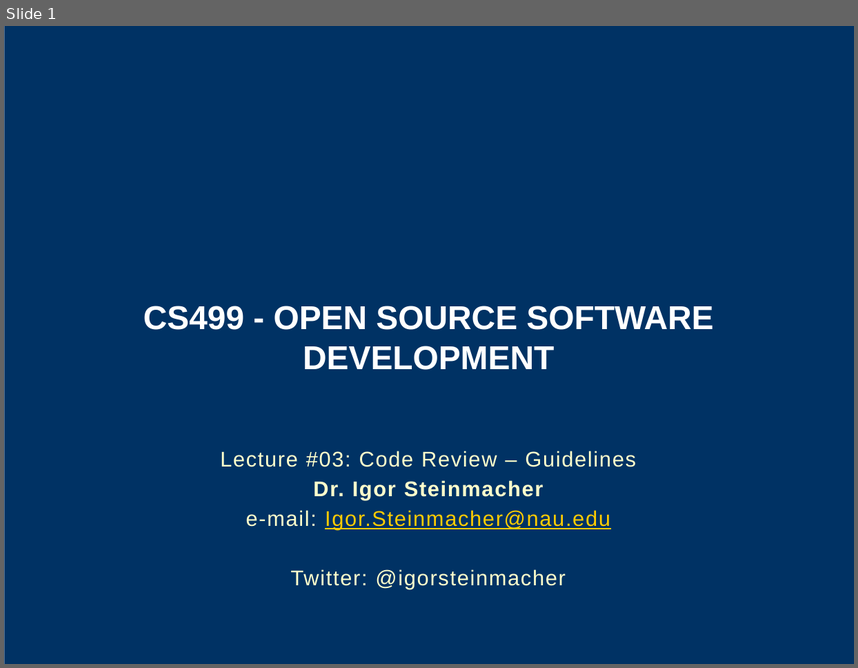
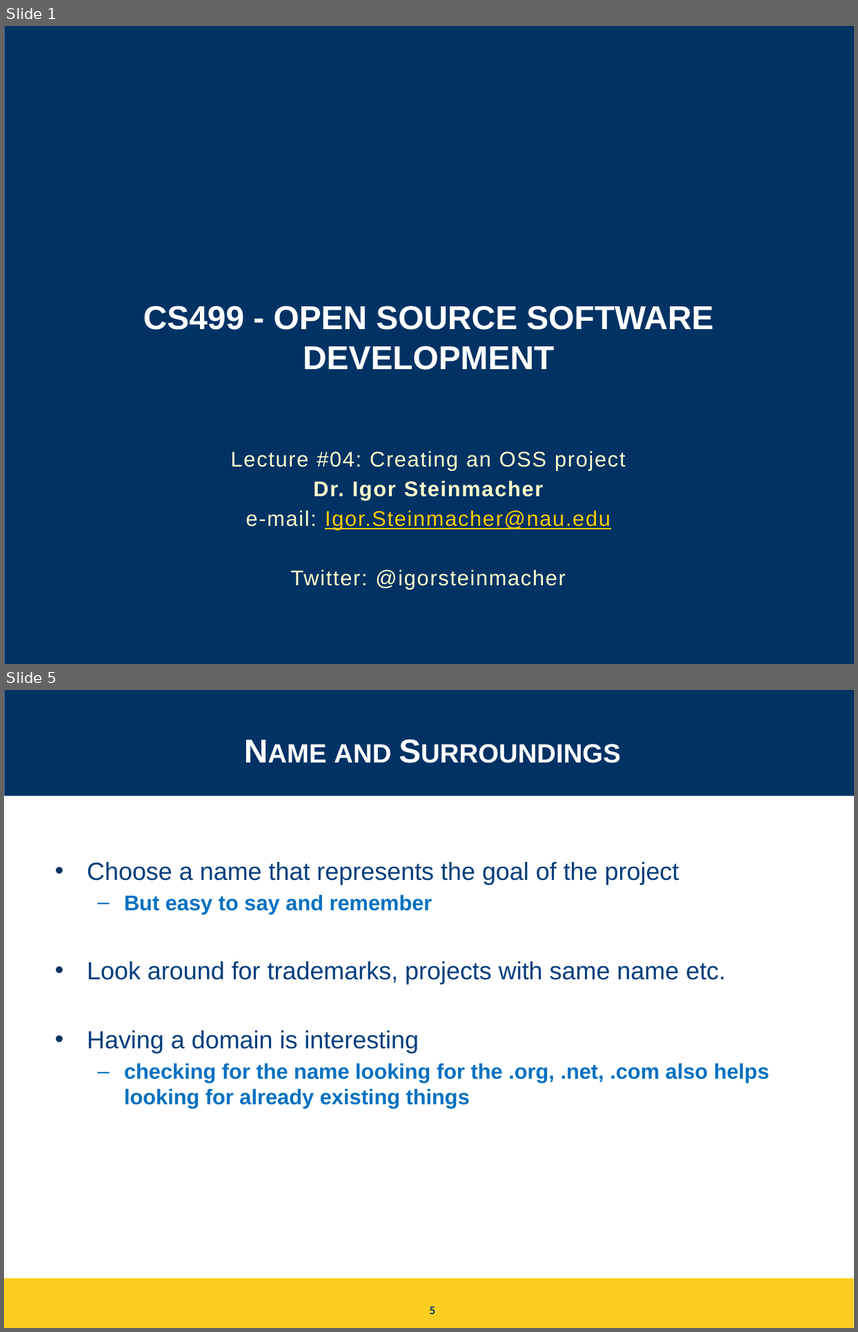
Before and after one commit to igorsteinmacher/SL-UTFPR-2021, a slide deck: notes/Lecture_05.pptx. Shown one above the other, each under a label of ours: slide 1 before the commit, slides 1 and 5 after it; the slides between them are not shown. The pictures are 858x668 and 858x1332 pixels, drawn with LibreOffice and Linux fonts; fonts in the diff are those of the drawing; background and template pictures are left out. Boxes give left, top, right and bottom in pixels: in the first picture for what was removed or moved away, otherwise in the second. Text is boxed around its words. In the diff, an @@ line names an element or a change of style, - is before the commit and + after.

Commit message:
Adding Lecture about creating an OSS proj

```diff
--- a/notes/Lecture_05.pptx
+++ b/notes/Lecture_05.pptx
@@ slide 5 added at <box>4,690,854,1328</box>, background #FFFFFF @@
@@ rectangle added at <box>4,690,854,796</box>, fill #003264 @@
@@ title added at <box>334,744,391,762</box>, 28 pt, text #FFFFFF, bold, small capitals @@
+Name and Surroundings
@@ rectangle added at <box>4,797,854,834</box>, fill #FFFFFF @@
@@ text added at <box>87,862,769,1108</box>, 21 pt, text #003D7C @@
+• Choose a name that represents the goal of the project
+  – But easy to say and remember
+• Look around for trademarks, projects with same name etc.
+• Having a domain is interesting
+  – checking for the name looking for the .org, .net, .com also helps looking for already existing things
@@ rectangle added at <box>4,1279,854,1328</box>, fill #FBCE20 @@
@@ page number added at <box>429,1306,435,1314</box>, 9 pt, text #003264, bold @@
+5
@@ slide 1 changed as well @@
@@ subtitle at <box>231,450,625,470</box>: text changed @@
-Lecture #03: Code Review – Guidelines
+Lecture #04: Creating an OSS project
```
Also in this commit, not shown: 5 other slides changed, 15 other slides added, 4 slides removed, 1 other file.
